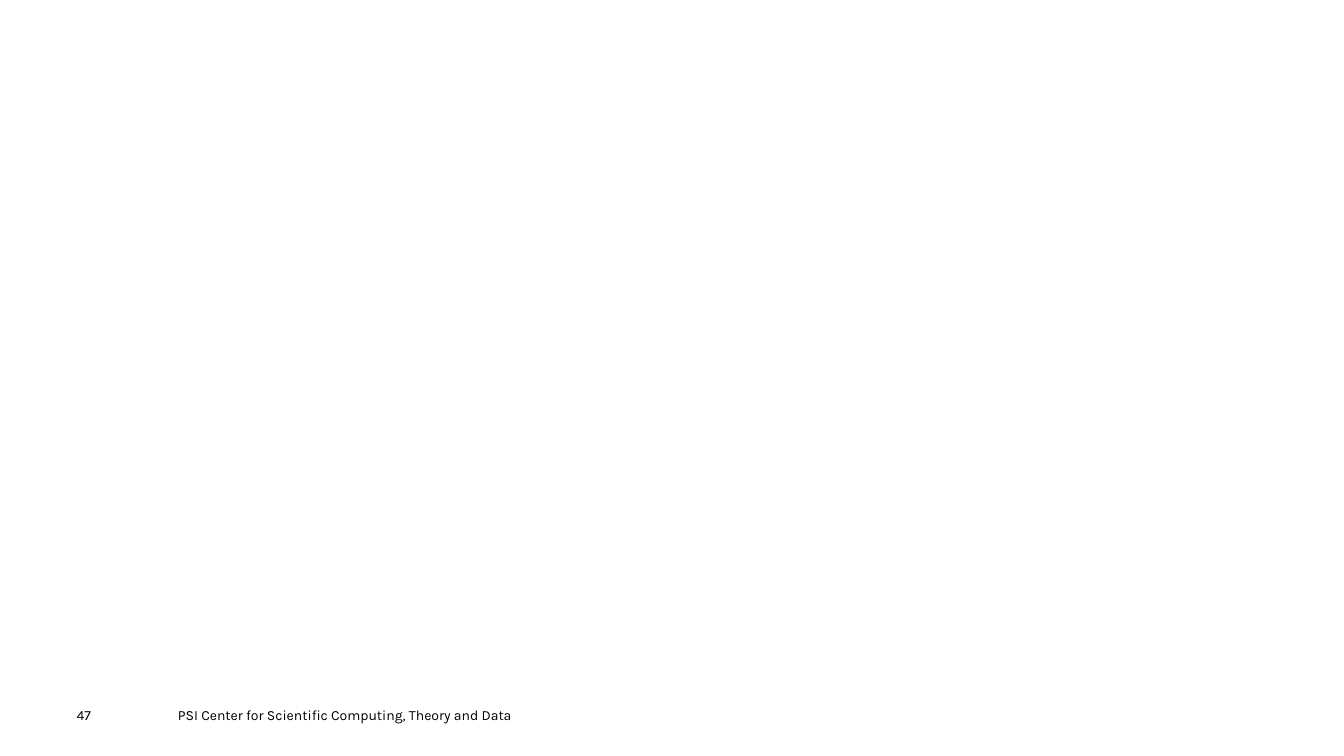
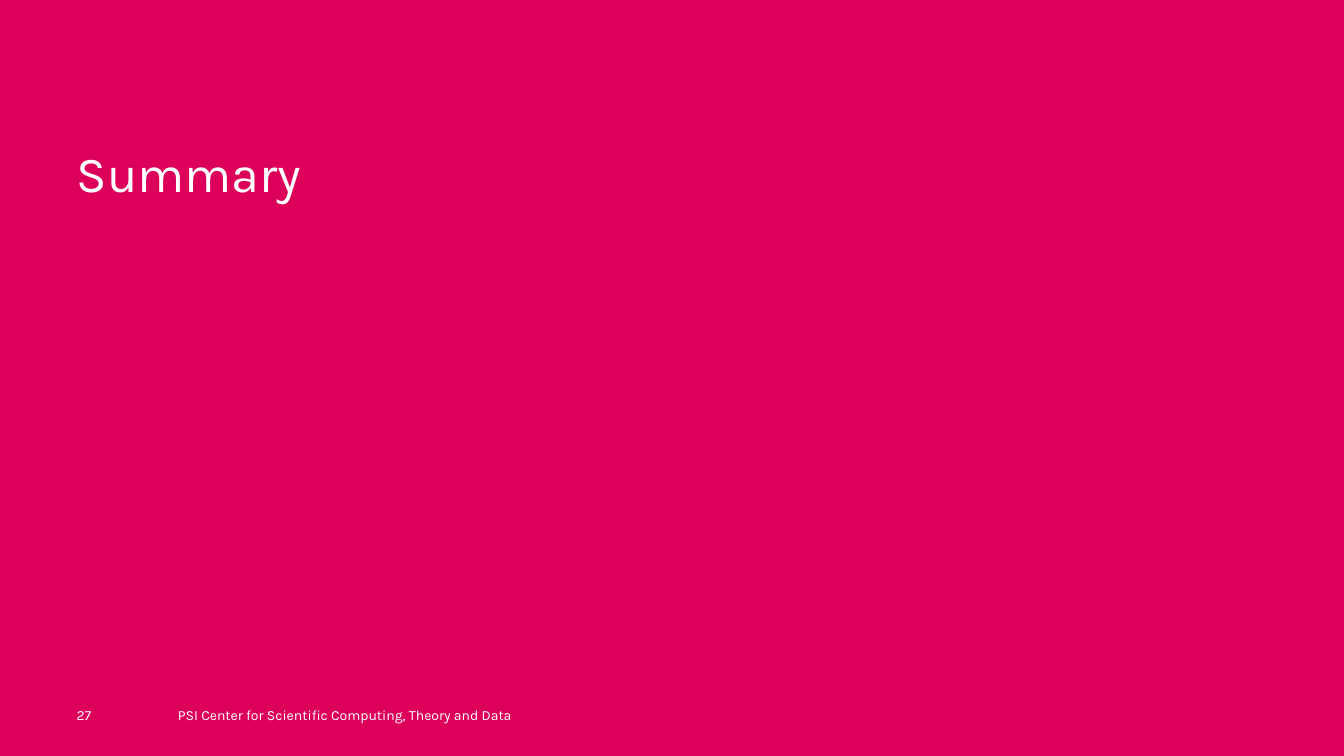
Before and after one commit to fhnw-hpcp/HS25, a slide deck: slide 27 of Slurm.odp (slide 47 before the commit). Drawn at 1344x756 pixels with LibreOffice and Linux fonts; fonts in the diff are those of the drawing; background and template pictures are left out. Boxes give left, top, right and bottom in pixels: in the first picture for what was removed or moved away, otherwise in the second. Text is boxed around its words. In the diff, an @@ line names an element or a change of style, - is before the commit and + after.

```diff
--- a/Slurm.odp
+++ b/Slurm.odp
@@ background picture (left out) to #DC005A @@
@@ text added at box(77, 159, 302, 205), 36 pt, text #FFFFFF @@
+Summary
@@ page number at box(77, 711, 92, 720): text changed; text colour #000000 to #FFFFFF @@
-47
+27
@@ text "PSI Center for Scientific Computing, ..." at box(178, 710, 512, 724): text colour #000000 to #FFFFFF @@
```
Also in this commit, not shown: 16 other slides changed, 4 slides added, 22 slides removed.
